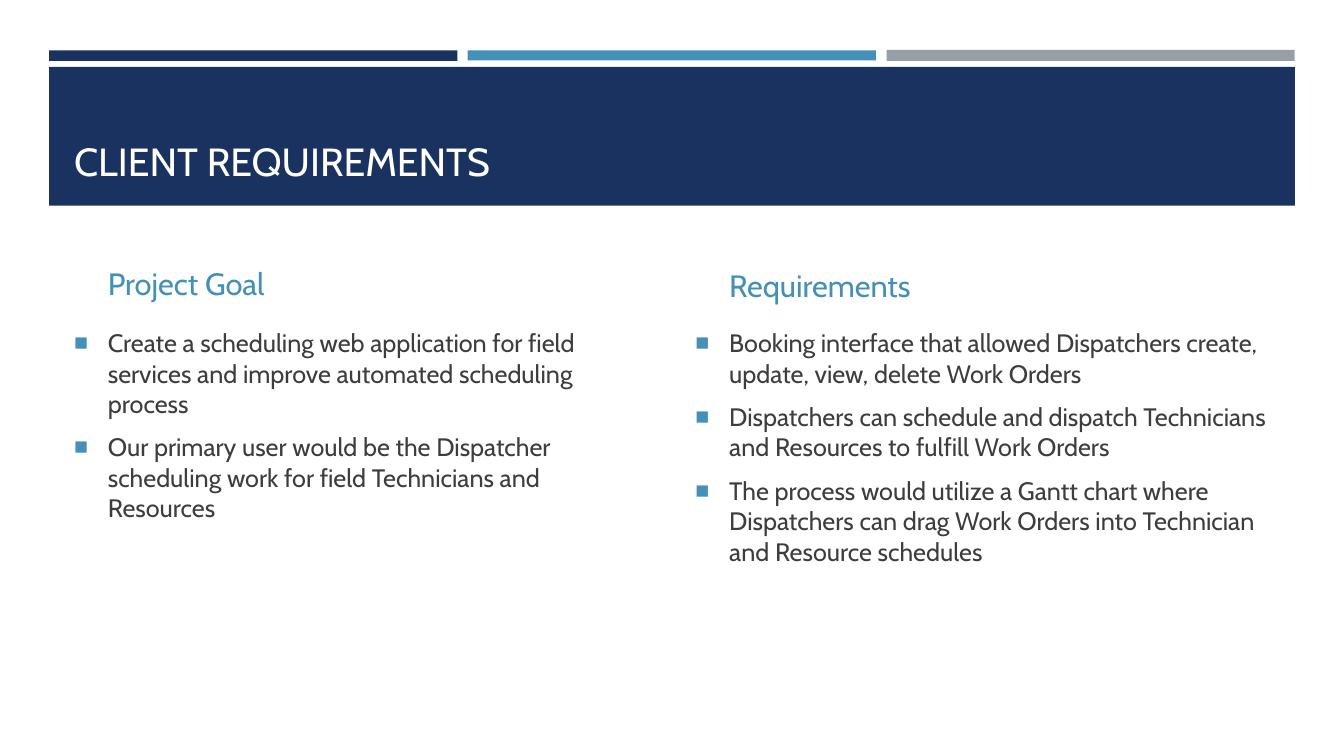
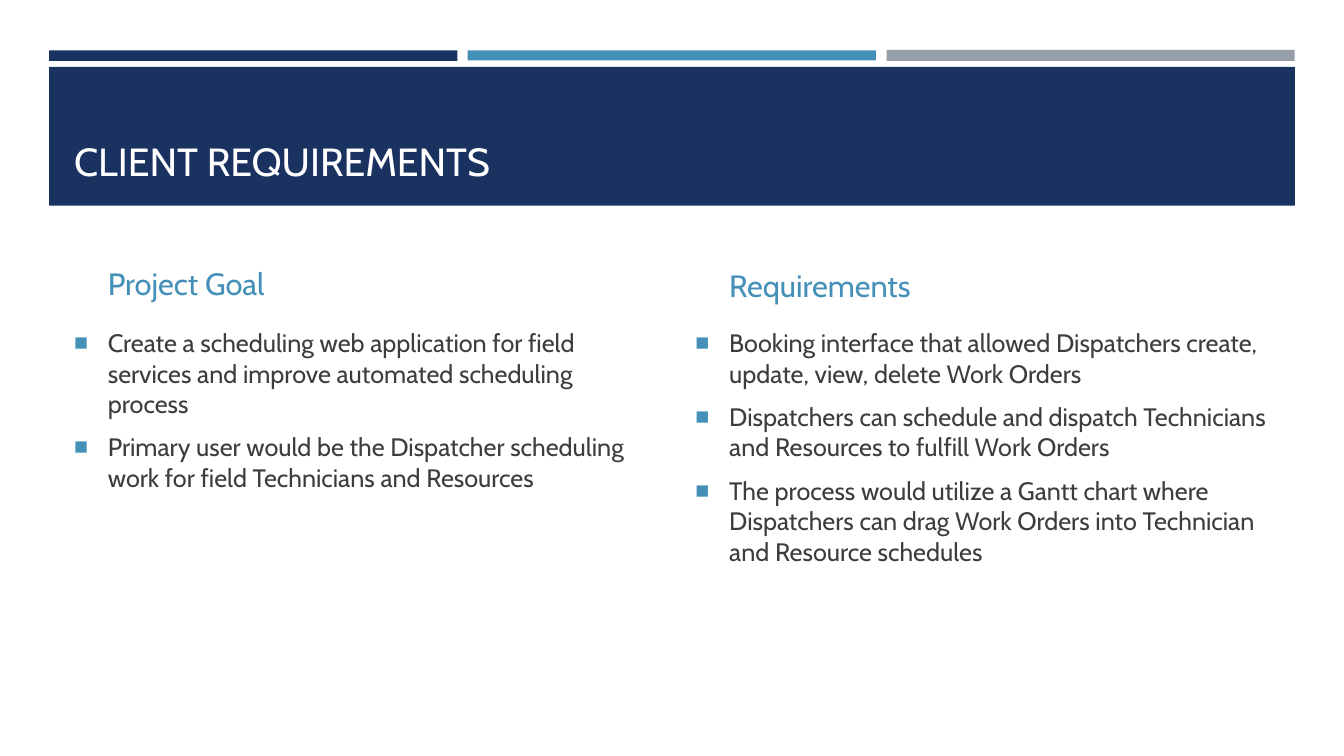
Before and after one commit to cynslcheng/CapstoneDocuments, a slide deck: slide 2 of CapstonePowerPoint.pptx. Drawn at 1344x756 pixels with LibreOffice and Linux fonts; fonts in the diff are those of the drawing. Boxes give left, top, right and bottom in pixels: in the first picture for what was removed or moved away, otherwise in the second. Text is boxed around its words. In the diff, an @@ line names an element or a change of style, - is before the commit and + after.

```diff
--- a/CapstonePowerPoint.pptx
+++ b/CapstonePowerPoint.pptx
@@ text at (x1=108, y1=437, x2=624, y2=488): text changed @@
-■ Our primary user would be the Dispatcher scheduling work for field Technicians and Resources
+■ Primary user would be the Dispatcher scheduling work for field Technicians and Resources
```
Also in this commit, not shown: 3 other slides changed, 1 slide added.
